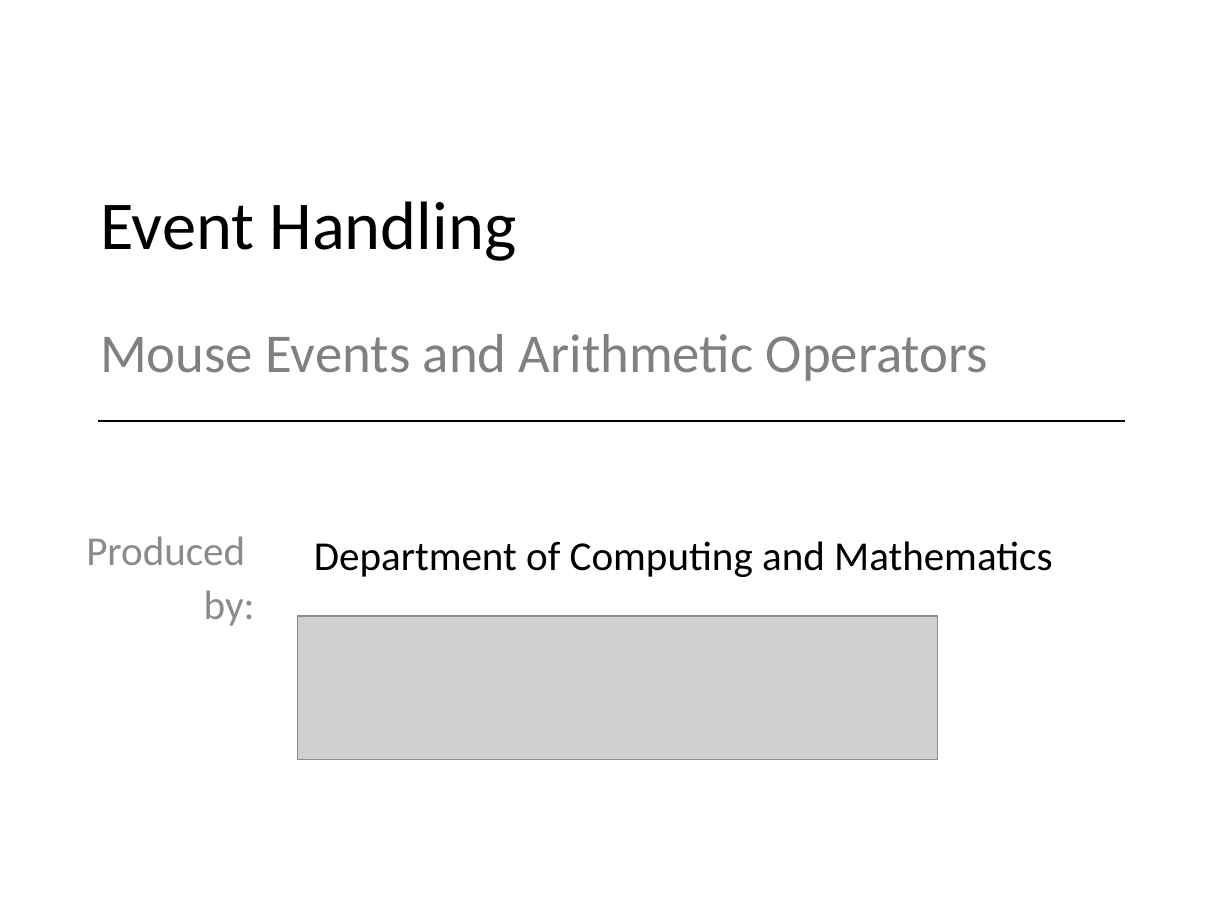
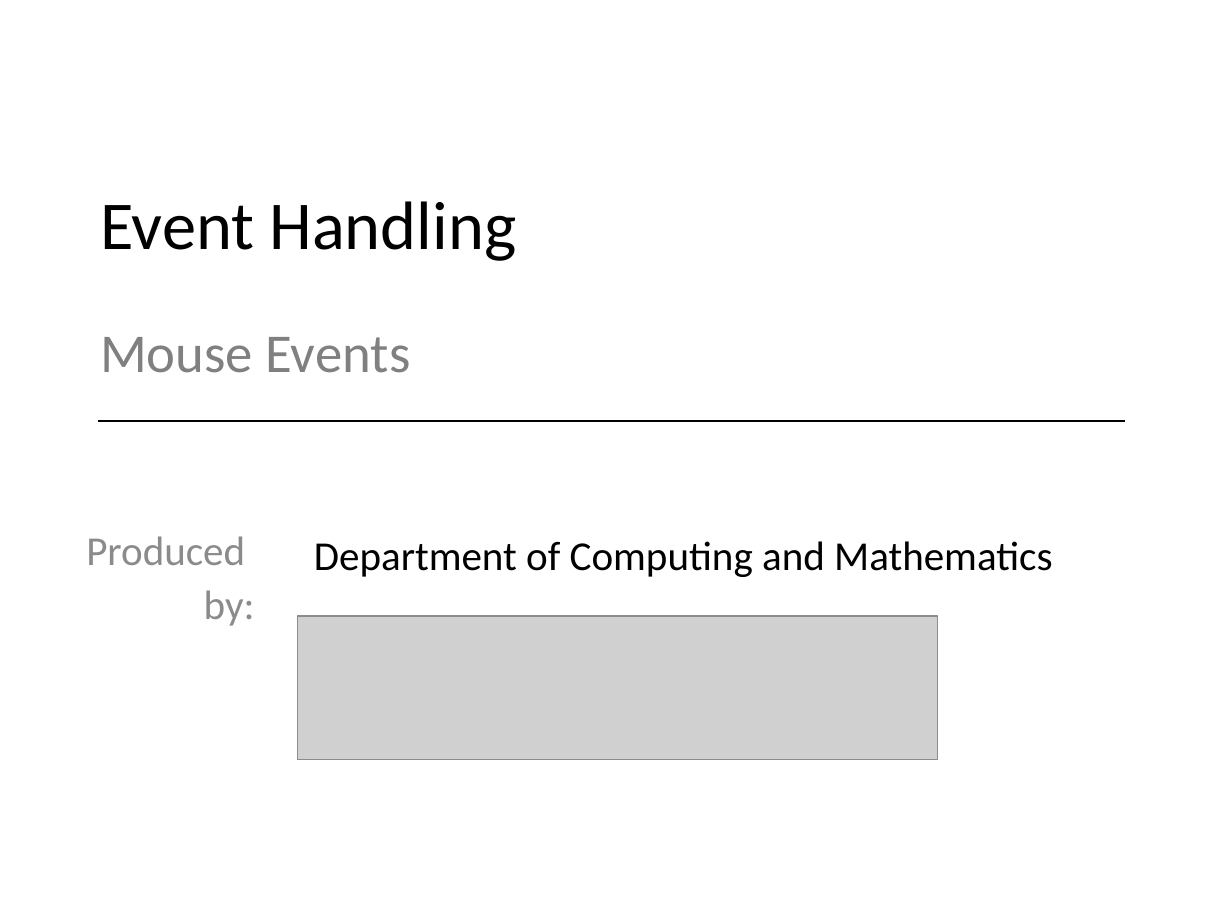
Before and after one commit to sdrohan/processing-for-ty, a slide deck: slide 1 of topic05/talk-1/a-processing-mouse-events.pptx. Drawn at 1232x924 pixels with LibreOffice and Linux fonts; fonts in the diff are those of the drawing; grey boxes stand for pictures. Boxes give left, top, right and bottom in pixels: in the first picture for what was removed or moved away, otherwise in the second. Text is boxed around its words. In the diff, an @@ line names an element or a change of style, - is before the commit and + after.

```diff
--- a/topic05/talk-1/a-processing-mouse-events.pptx
+++ b/topic05/talk-1/a-processing-mouse-events.pptx
@@ text at (x1=100, y1=337, x2=410, y2=373): text changed @@
-Mouse Events and Arithmetic Operators
+Mouse Events
```
Also in this commit, not shown: 11 slides removed, 37 other files.
